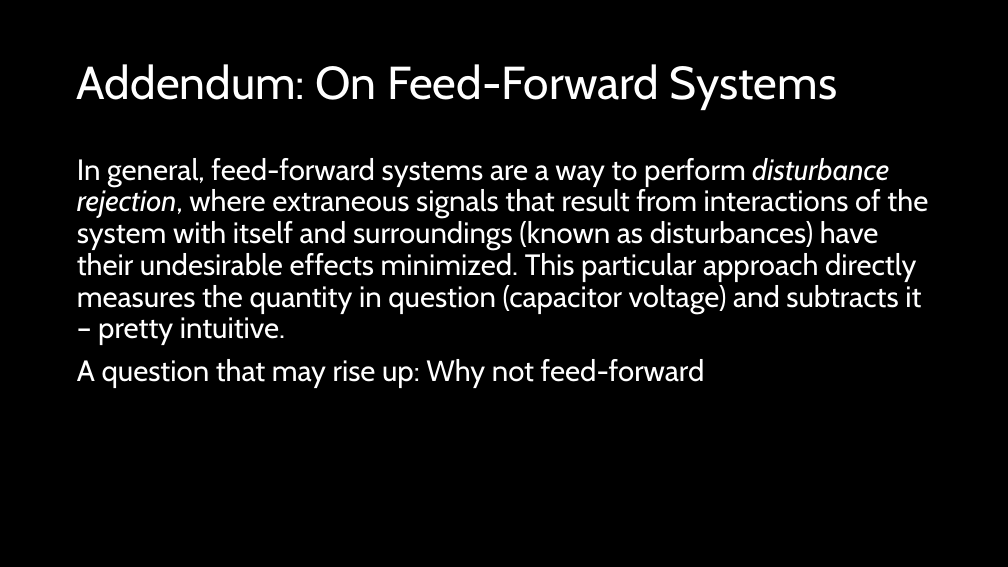
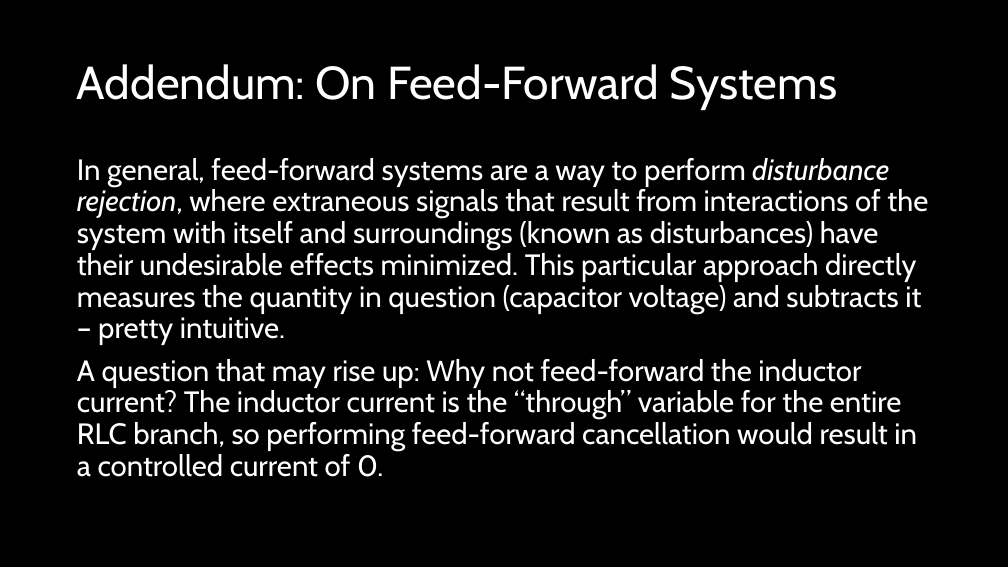
Before and after one commit to ut-ras/rm_electrical-supercap_v2, a slide deck: slide 15 of UT Robomasters – Supercap Power Stage Modeling.pptx. Drawn at 1008x567 pixels with LibreOffice and Linux fonts; fonts in the diff are those of the drawing. Boxes give left, top, right and bottom in pixels: in the first picture for what was removed or moved away, otherwise in the second. Text is boxed around its words. In the diff, an @@ line names an element or a change of style, - is before the commit and + after.

```diff
--- a/UT Robomasters – Supercap Power Stage Modeling.pptx
+++ b/UT Robomasters – Supercap Power Stage Modeling.pptx
@@ text at bbox=[77, 359, 917, 477]: text changed @@
-A question that may rise up: Why not feed-forward
+A question that may rise up: Why not feed-forward the inductor current? The inductor current is the “through” variable for the entire RLC branch, so performing feed-forward cancellation would result in a controlled current of 0.
```
Also in this commit, not shown: 1 slide added, 1 other file.
